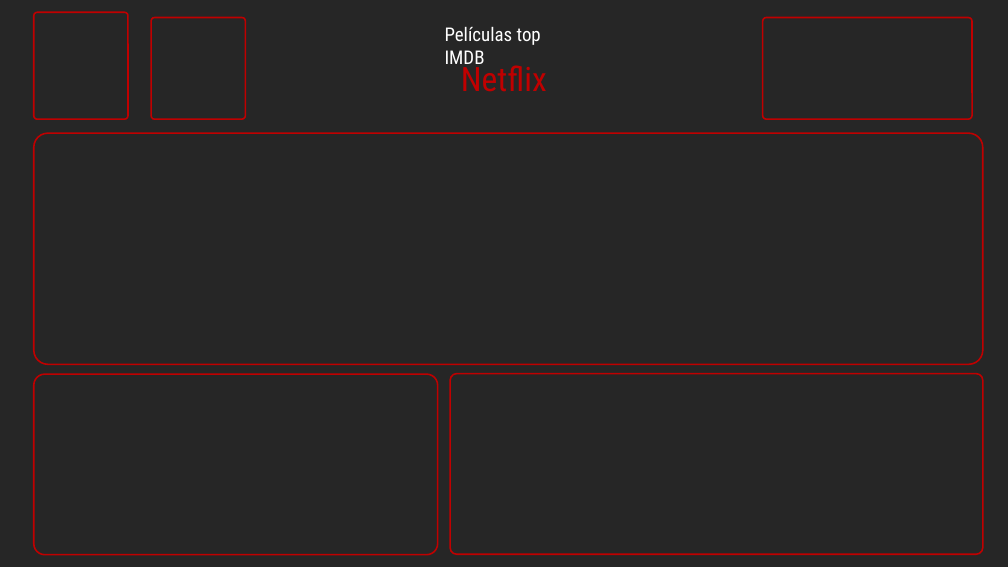
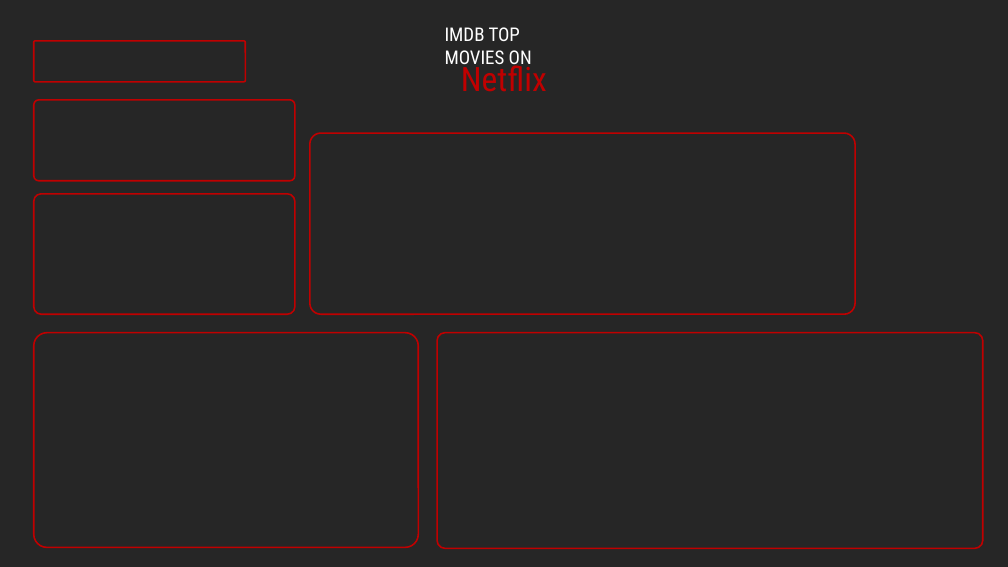
Before and after one commit to itxmarcos/PRA_VisualizacionDeDatos, a slide deck: slide 2 of background/template.pptx (slide 4 before the commit). Drawn at 1008x567 pixels with LibreOffice and Linux fonts; fonts in the diff are those of the drawing. Boxes give left, top, right and bottom in pixels: in the first picture for what was removed or moved away, otherwise in the second. Text is boxed around its words. In the diff, an @@ line names an element or a change of style, - is before the commit and + after.

```diff
--- a/background/template.pptx
+++ b/background/template.pptx
@@ text at <box>445,27,532,70</box>: text changed @@
-Películas top IMDB
+IMDB TOP MOVIES ON
@@ rounded rectangle: place and size @@
-rounded rectangle at <box>34,12,129,119</box>
+rounded rectangle at <box>34,41,246,82</box>
@@ rounded rectangle: place and size @@
-rounded rectangle at <box>151,17,246,119</box>
+rounded rectangle at <box>34,100,295,181</box>
@@ rounded rectangle at <box>34,100,295,181</box>: proportions changed @@
@@ rounded rectangle: place and size @@
-rounded rectangle at <box>34,133,983,364</box>
+rounded rectangle at <box>310,133,855,315</box>
@@ rounded rectangle at <box>34,194,295,314</box>: proportions changed @@
@@ rounded rectangle: place and size @@
-rounded rectangle at <box>763,17,972,119</box>
+rounded rectangle at <box>34,194,295,314</box>
@@ rounded rectangle: place and size @@
-rounded rectangle at <box>34,374,438,555</box>
+rounded rectangle at <box>34,333,419,547</box>
@@ rounded rectangle: place and size @@
-rounded rectangle at <box>450,374,983,554</box>
+rounded rectangle at <box>437,333,983,548</box>
```
Also in this commit, not shown: 1 other slide changed, 2 slides removed, 2 other files.
